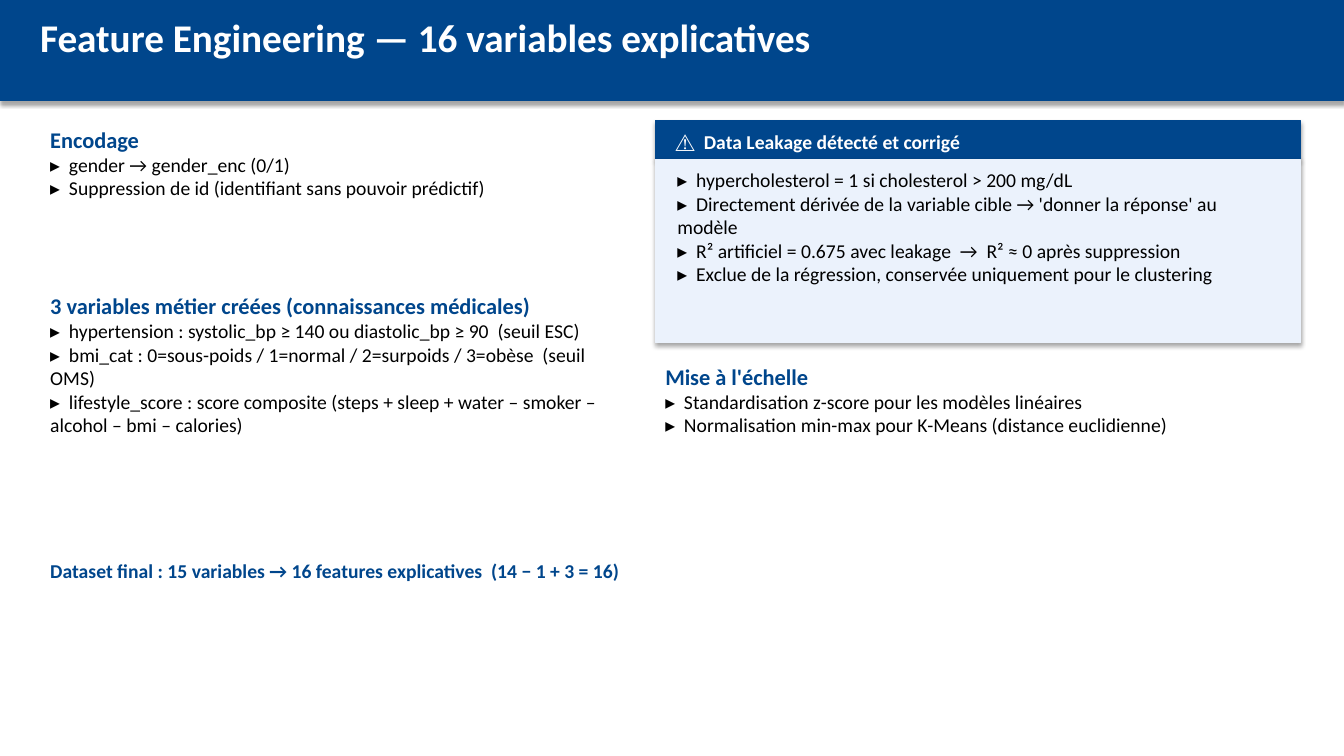
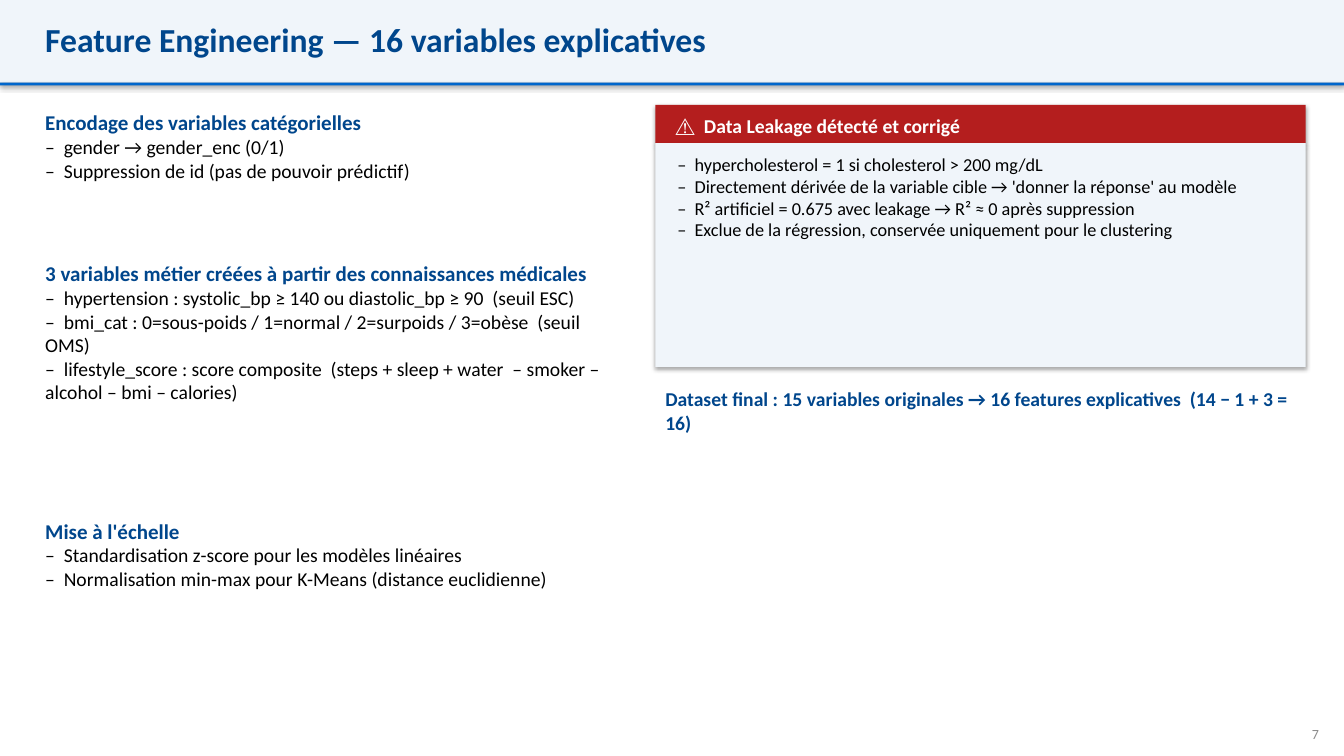
Before and after one commit to mahamatarda/Memoire-S2, a slide deck: slide 7 of presentation.pptx. Drawn at 1344x756 pixels with LibreOffice and Linux fonts; fonts in the diff are those of the drawing. Boxes give left, top, right and bottom in pixels: in the first picture for what was removed or moved away, otherwise in the second. Text is boxed around its words. In the diff, an @@ line names an element or a change of style, - is before the commit and + after.

```diff
--- a/presentation.pptx
+++ b/presentation.pptx
@@ rectangle: place and size @@
-rectangle at box(0, 0, 1344, 101)
+rectangle at box(0, 0, 1344, 83)
@@ rectangle at box(0, 0, 1344, 83): fill #00468C to #F0F5FA; outline #00468C 0.75 pt to none @@
@@ rectangle removed at box(0, 0, 1344, 756) @@
@@ text "Feature Engineering — 16 variables ..." at box(45, 28, 706, 58): size 28 to 24 pt, text colour #FFFFFF to #00468C @@
@@ rectangle added at box(0, 83, 1344, 86), fill #0066CC @@
@@ text at box(45, 115, 410, 181): text changed @@
-Encodage
-▸ gender → gender_enc (0/1)
-▸ Suppression de id (identifiant sans pouvoir prédictif)
+Encodage des variables catégorielles
+– gender → gender_enc (0/1)
+– Suppression de id (pas de pouvoir prédictif)
@@ rectangle: place and size @@
-rectangle at box(655, 121, 1301, 159)
+rectangle at box(655, 105, 1306, 143)
@@ rectangle at box(655, 105, 1306, 143): fill #00468C to #B41E1E; outline #00468C 0.75 pt to none @@
@@ text "⚠ Data Leakage détecté et ...": place and size @@
-text "⚠ Data Leakage détecté et ..." at box(704, 135, 960, 153)
+text "⚠ Data Leakage détecté et ..." at box(704, 119, 960, 137)
@@ rectangle: place and size @@
-rectangle at box(655, 159, 1301, 343)
+rectangle at box(655, 143, 1306, 367)
@@ rectangle at box(655, 143, 1306, 367): fill #EBF2FC to #F0F5FA; outline #EBF2FC 0.75 pt to none @@
@@ text at box(695, 158, 1237, 239): text changed; size 14 to 13 pt @@
-▸ hypercholesterol = 1 si cholesterol > 200 mg/dL
-▸ Directement dérivée de la variable cible → 'donner la réponse' au modèle
-▸ R² artificiel = 0.675 avec leakage → R² ≈ 0 après suppression
-▸ Exclue de la régression, conservée uniquement pour le clustering
+– hypercholesterol = 1 si cholesterol > 200 mg/dL
+– Directement dérivée de la variable cible → 'donner la réponse' au modèle
+– R² artificiel = 0.675 avec leakage → R² ≈ 0 après suppression
+– Exclue de la régression, conservée uniquement pour le clustering
@@ text at box(45, 266, 586, 402): text changed @@
-3 variables métier créées (connaissances médicales)
-▸ hypertension : systolic_bp ≥ 140 ou diastolic_bp ≥ 90 (seuil ESC)
-▸ bmi_cat : 0=sous-poids / 1=normal / 2=surpoids / 3=obèse (seuil OMS)
-▸ lifestyle_score : score composite (steps + sleep + water – smoker – alcohol – bmi – calories)
+3 variables métier créées à partir des connaissances médicales
+– hypertension : systolic_bp ≥ 140 ou diastolic_bp ≥ 90 (seuil ESC)
+– bmi_cat : 0=sous-poids / 1=normal / 2=surpoids / 3=obèse (seuil OMS)
+– lifestyle_score : score composite (steps + sleep + water – smoker – alcohol – bmi – calories)
@@ text at box(665, 391, 1273, 410): text changed @@
-Dataset final : 15 variables → 16 features explicatives (14 − 1 + 3 = 16)
+Dataset final : 15 variables originales → 16 features explicatives (14 − 1 + 3 = 16)
@@ text "Mise à l'échelle": place and size @@
-text "Mise à l'échelle" at box(665, 369, 1166, 435)
+text "Mise à l'échelle" at box(45, 524, 546, 589)
@@ text at box(45, 524, 179, 539): size 16 to 15 pt in "Mise à l'échelle" @@
@@ text at box(64, 548, 546, 589): text changed @@
-▸ Standardisation z-score pour les modèles linéaires
-▸ Normalisation min-max pour K-Means (distance euclidienne)
+– Standardisation z-score pour les modèles linéaires
+– Normalisation min-max pour K-Means (distance euclidienne)
@@ text added at box(1312, 730, 1319, 739), 10 pt, text #8C8C8C @@
+7
```
Also in this commit, not shown: 14 other slides changed, 1 other file.
